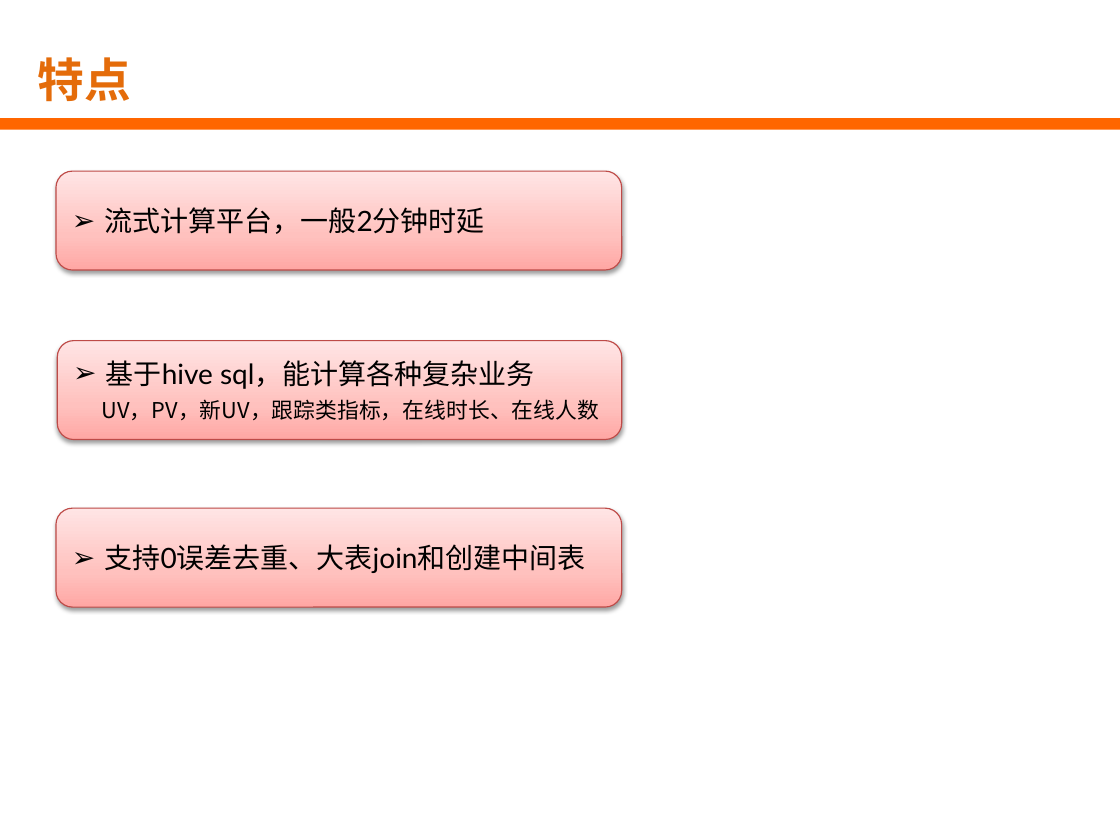
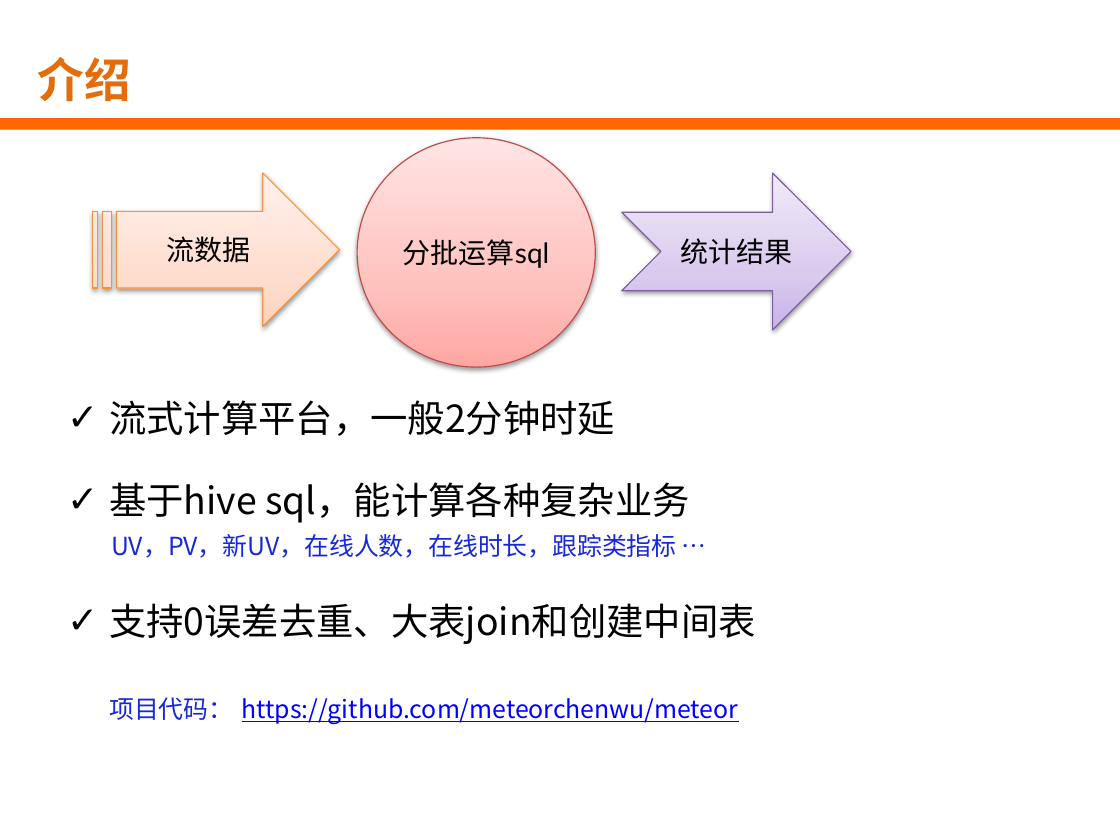
Before and after one commit to HNJame/meteor, a slide deck: slide 2 of doc/ppt/流星实时开发平台介绍.pptx (slide 3 before the commit). Drawn at 1120x840 pixels with LibreOffice and Linux fonts; fonts in the diff are those of the drawing; background and template pictures are left out. Boxes give left, top, right and bottom in pixels: in the first picture for what was removed or moved away, otherwise in the second. Text is boxed around its words. In the diff, an @@ line names an element or a change of style, - is before the commit and + after.

```diff
--- a/doc/ppt/流星实时开发平台介绍.pptx
+++ b/doc/ppt/流星实时开发平台介绍.pptx
@@ title at <box>37,57,130,102</box>: text changed @@
-特点
+介绍
@@ ellipse added at <box>357,138,596,367</box>, fill gradient #FFA6A5 to #FFC0BF to #FFE7E7, outline #BF4C48 0.75 pt, 18 pt, text #000000 @@
+分批运算sql
@@ rounded rectangle removed at <box>56,171,622,270</box> @@
-➢ 流式计算平台，一般2分钟时延
@@ striped right arrow added at <box>93,174,339,327</box>, fill gradient #FFD2BD to #FFDED0 to #FFF2ED, outline #F69240 0.75 pt, 18 pt, text #000000 @@
+流数据
@@ notched right arrow added at <box>622,174,851,330</box>, fill gradient #C9B5E8 to #D8CBEE to #F0EAF9, outline #7D60A0 0.75 pt, 18 pt, text #000000 @@
+统计结果
@@ rounded rectangle removed at <box>57,340,622,439</box> @@
-➢ 基于hive sql，能计算各种复杂业务
-UV，PV，新UV，跟踪类指标，在线时长、在线人数
@@ text added at <box>109,400,756,724</box>, 16 pt, text #000000 @@
+✓ 流式计算平台，一般2分钟时延
+✓ 基于hive sql，能计算各种复杂业务
+UV，PV，新UV，在线人数，在线时长，跟踪类指标 …
+✓ 支持0误差去重、大表join和创建中间表
+项目代码： https://github.com/meteorchenwu/meteor
@@ rounded rectangle removed at <box>56,508,622,607</box> @@
-➢ 支持0误差去重、大表join和创建中间表
```
Also in this commit, not shown: 3 other slides changed.
